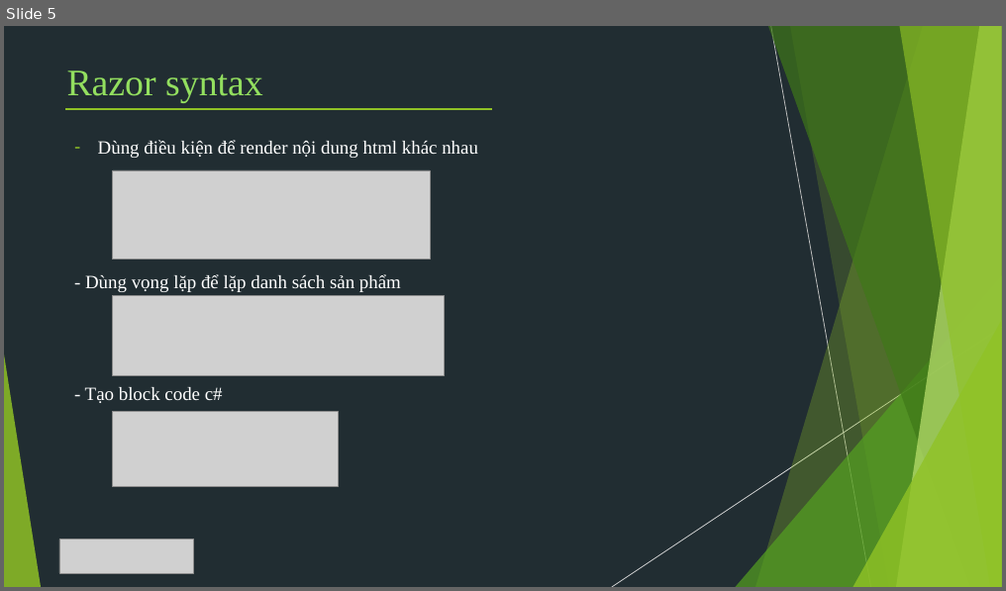
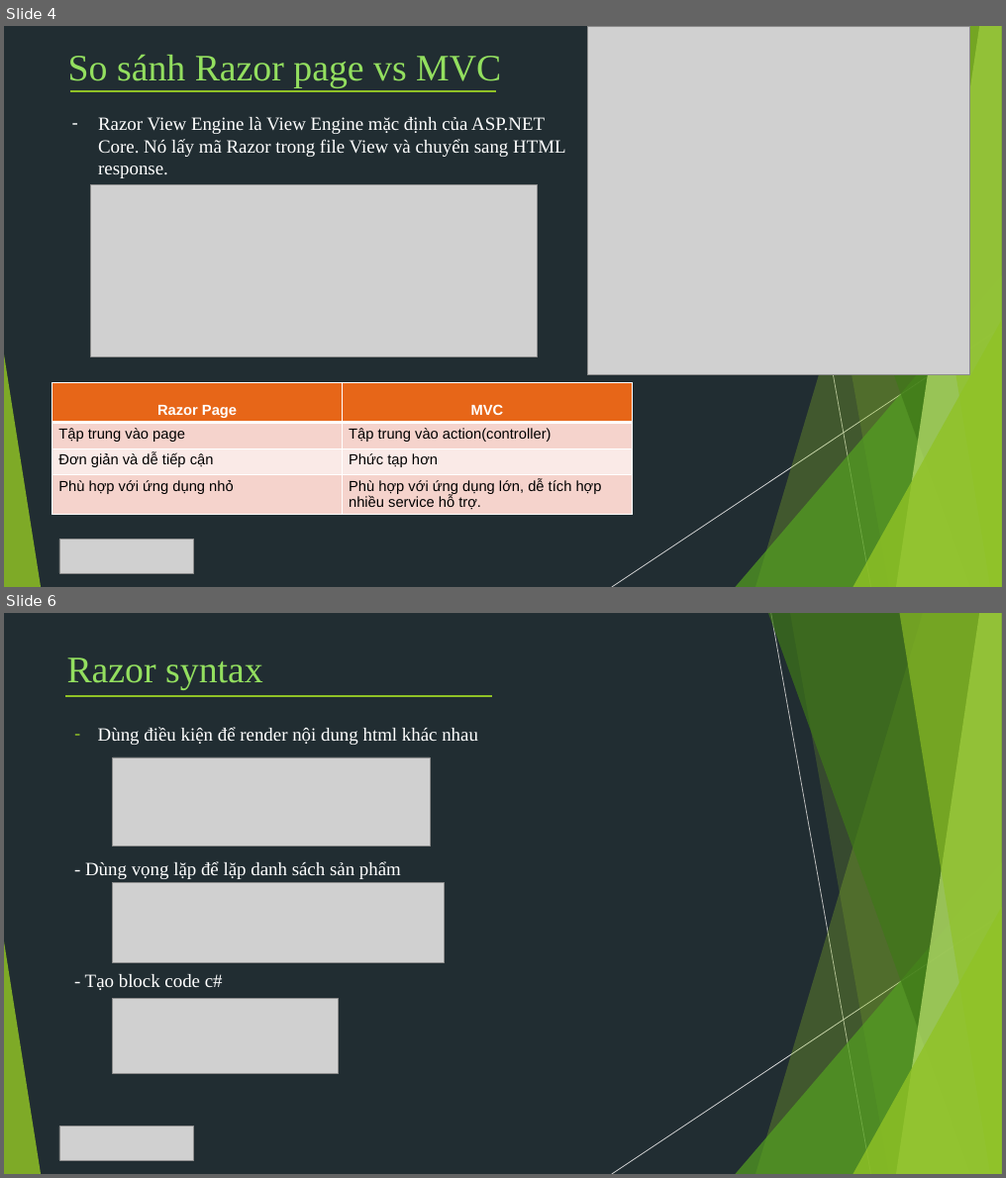
Before and after one commit to TechMarDay/RazorPage, a slide deck: Razor pages.pptx. Shown one above the other, each under a label of ours: slide 5 before the commit, slides 4 and 6 after it; the slides between them are not shown. The pictures are 1006x591 and 1006x1178 pixels, drawn with LibreOffice and Linux fonts; fonts in the diff are those of the drawing; grey boxes stand for pictures. Boxes give left, top, right and bottom in pixels: in the first picture for what was removed or moved away, otherwise in the second. Text is boxed around its words. In the diff, an @@ line names an element or a change of style, - is before the commit and + after.

```diff
--- a/Razor pages.pptx
+++ b/Razor pages.pptx
@@ slide 4 added at box(4, 26, 1002, 587), background #212D32; not listed: 10 template elements that a slide beside it also shows @@
@@ text added at box(68, 54, 501, 88), 36 pt, text #93DF5F @@
+So sánh Razor page vs MVC
@@ picture added at box(587, 26, 969, 374) @@
@@ line added from (70, 92) to (497, 92), #90C226 2 pt @@
@@ text added at box(98, 117, 565, 178), 18 pt, text #FFFFFF @@
+– Razor View Engine là View Engine mặc định của ASP.NET Core. Nó lấy mã Razor trong file View và chuyển sang HTML response.
@@ picture added at box(91, 184, 537, 357) @@
@@ table added at box(53, 383, 632, 514), 4 rows, 2 columns @@
+Razor Page | MVC
+Tập trung vào page | Tập trung vào action(controller)
+Đơn giản và dễ tiếp cận | Phức tạp hơn
+Phù hợp với ứng dụng nhỏ | Phù hợp với ứng dụng lớn, dễ tích hợp nhiều service hỗ trợ.
@@ picture added at box(59, 540, 193, 573) @@
@@ what was slide 5 is now slide 6 @@
```
Also in this commit, not shown: 6 slides changed, 2 other slides added, 2 slides removed.
